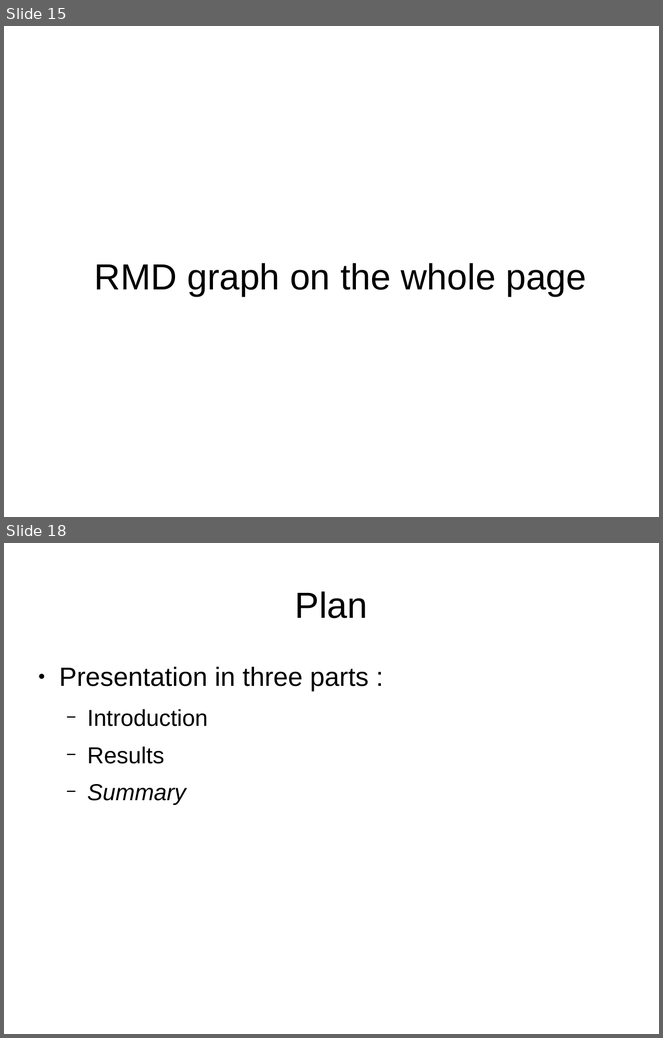
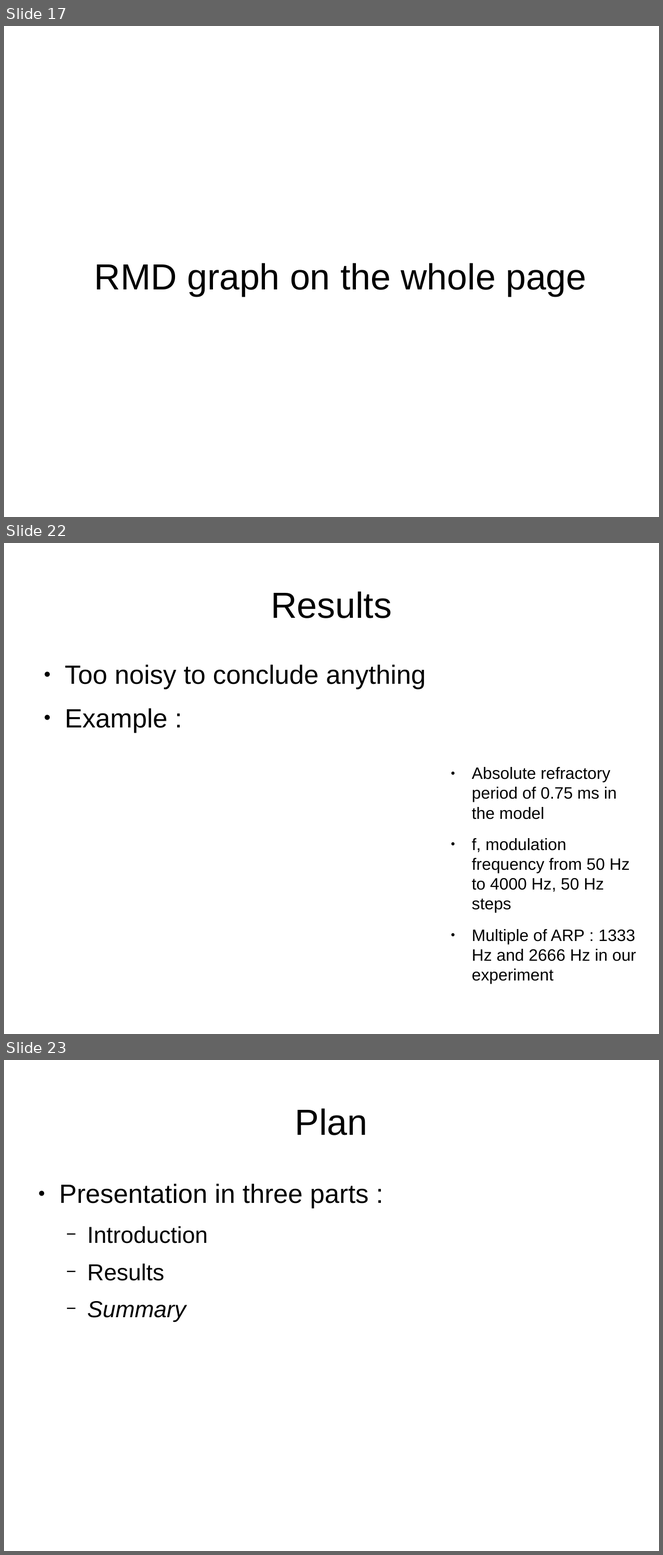
Before and after one commit to MaelleC/auditory-things, a slide deck: finalThings/presentation/pres1.odp. Shown one above the other, each under a label of ours: slides 15 and 18 before the commit, slides 17, 22 and 23 after it; the slides between them are not shown. The pictures are 663x1038 and 663x1555 pixels, drawn with LibreOffice and Linux fonts; fonts in the diff are those of the drawing. Boxes give left, top, right and bottom in pixels: in the first picture for what was removed or moved away, otherwise in the second. Text is boxed around its words. In the diff, an @@ line names an element or a change of style, - is before the commit and + after.

```diff
--- a/finalThings/presentation/pres1.odp
+++ b/finalThings/presentation/pres1.odp
@@ slide 22 added at (x1=4, y1=543, x2=659, y2=1034), background #FFFFFF @@
@@ title added at (x1=271, y1=591, x2=392, y2=618), 44 pt, text #000000 @@
+Results
@@ text added at (x1=65, y1=665, x2=426, y2=733), 32 pt, text #000000 @@
+● Too noisy to conclude anything
+● Example :
@@ text added at (x1=472, y1=767, x2=636, y2=962), 20 pt, text #000000 @@
+● Absolute refractory period of 0.75 ms in the model
+● f, modulation frequency from 50 Hz to 4000 Hz, 50 Hz steps
+● Multiple of ARP : 1333 Hz and 2666 Hz in our experiment
@@ what was slide 15 is now slide 17 @@
@@ what was slide 18 is now slide 23 @@
```
Also in this commit, not shown: 3 slides changed, 5 other slides added, 1 slide removed, 6 other files.
